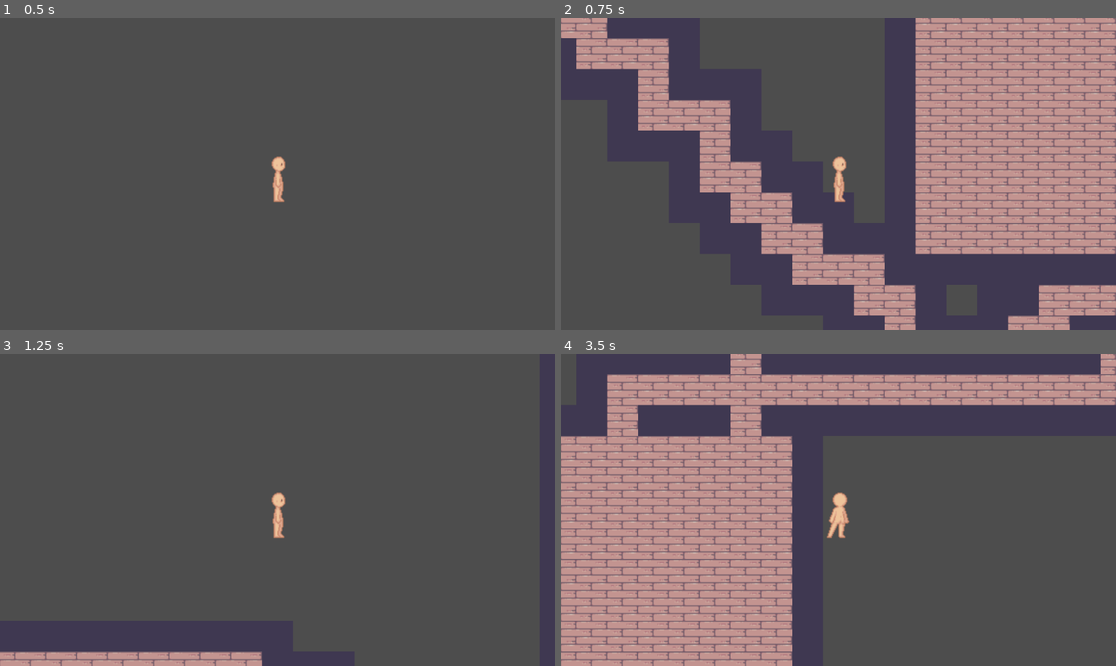
Above: before the commit, frames 1-4 (two rows, left to right).
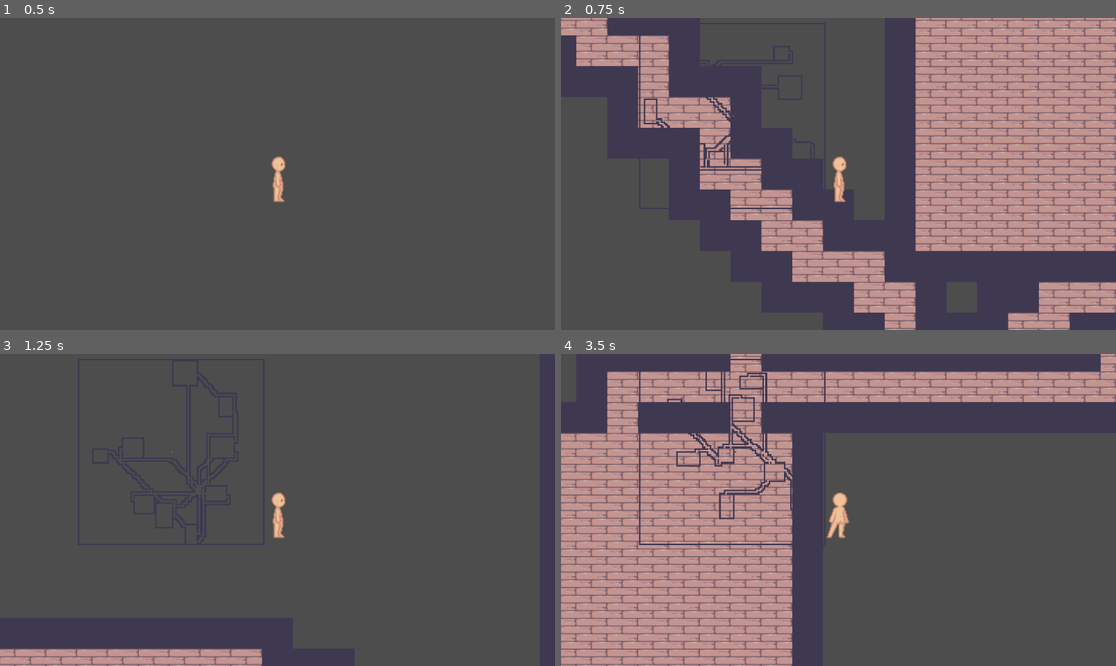
Above: after the commit, the same moments.

Repository: ToxicGLaDOS/cavetown
Game: Godot game, scene res://dungeon/dungeon.tscn
Two runs of this game, one before a commit and one after it. Both use one fixed random seed, a clock stepped at 60 frames per second and the inputs below. This scene is started directly instead of the project's main scene.
Inputs:
- Up to frame 1 (0.5 s): no input
- Up to frame 2 (0.75 s): tap Enter at 0.5 s; hold D from 0.53 s (still down); tap Space at 0.6 s
- Up to frame 3 (1.25 s): keep holding D; tap Space at 0.77, 1.07 s
- Up to frame 4 (3.5 s): release D at 1.28 s; hold S 1.28-2.03 s; tap Enter at 1.35 s; tap Space at 1.52, 1.55, 1.82, 2.3, 2.75, 2.85, 3.02, 3.32 s; hold D 2.03-2.78 s; tap E at 2.1 s; hold W from 2.78 s (still down)

Frame 1 is identical in both runs. In frame 2, 17% of the frame differs, in the area x 0-100%, y 0-100%; in frame 3, 1.3%; in frame 4, 18%.

Commit message:
Add minimap

Diff:
--- a/dungeon/dungeon.tscn
+++ b/dungeon/dungeon.tscn
@@ -1,8 +1,9 @@
-[gd_scene load_steps=6 format=3 uid="uid://ibx2jp6io3xi"]
+[gd_scene load_steps=9 format=3 uid="uid://ibx2jp6io3xi"]
 
 [ext_resource type="Script" uid="uid://cpuxmmi4kmcpq" path="res://dungeon/dungeon_generator.gd" id="1_d7mhw"]
 [ext_resource type="PackedScene" uid="uid://da8e3b6v58o51" path="res://dungeon/dungeon_player.tscn" id="1_mntb8"]
 [ext_resource type="Texture2D" uid="uid://dmyt4jox4fbsb" path="res://images/Terrain (32x32).png" id="2_5wmeu"]
+[ext_resource type="Script" uid="uid://ci1dik738nxp" path="res://dungeon/mini_map.gd" id="3_oan55"]
 
 [sub_resource type="TileSetAtlasSource" id="TileSetAtlasSource_oan55"]
 texture = ExtResource("2_5wmeu")
@@ -76,9 +77,68 @@
 physics_layer_0/collision_layer = 1
 sources/1 = SubResource("TileSetAtlasSource_oan55")
 
+[sub_resource type="TileSetAtlasSource" id="TileSetAtlasSource_2uogr"]
+texture = ExtResource("2_5wmeu")
+texture_region_size = Vector2i(32, 32)
+2:2/0 = 0
+3:2/0 = 0
+5:2/0 = 0
+7:2/0 = 0
+10:2/0 = 0
+11:2/0 = 0
+14:2/0 = 0
+16:2/0 = 0
+17:2/0 = 0
+2:3/0 = 0
+3:3/0 = 0
+5:3/0 = 0
+7:4/0 = 0
+10:4/0 = 0
+11:4/0 = 0
+14:4/0 = 0
+16:4/0 = 0
+17:4/0 = 0
+2:5/0 = 0
+3:5/0 = 0
+5:5/0 = 0
+7:5/0 = 0
+10:5/0 = 0
+11:5/0 = 0
+14:5/0 = 0
+16:5/0 = 0
+17:5/0 = 0
+2:7/0 = 0
+3:7/0 = 0
+5:7/0 = 0
+7:7/0 = 0
+10:7/0 = 0
+11:7/0 = 0
+14:8/0 = 0
+16:8/0 = 0
+17:8/0 = 0
+7:10/0 = 0
+10:10/0 = 0
+11:10/0 = 0
+14:10/0 = 0
+16:10/0 = 0
+17:10/0 = 0
+2:11/0 = 0
+3:11/0 = 0
+5:11/0 = 0
+7:11/0 = 0
+10:11/0 = 0
+11:11/0 = 0
+14:11/0 = 0
+16:11/0 = 0
+17:11/0 = 0
+
+[sub_resource type="TileSet" id="TileSet_cy6l0"]
+tile_size = Vector2i(32, 32)
+sources/0 = SubResource("TileSetAtlasSource_2uogr")
+
 [node name="Dungeon" type="Node2D"]
 
-[node name="DungeonGenerator" type="Node2D" parent="." node_paths=PackedStringArray("floor_tiles")]
+[node name="DungeonGenerator" type="Node2D" parent="." node_paths=PackedStringArray("floor_tiles", "minimap")]
 script = ExtResource("1_d7mhw")
 floor_tiles = NodePath("TileMapLayer")
 dungeon_min_bounds = Vector2i(-60, -60)
@@ -87,10 +147,19 @@
 room_max_size = 17
 num_rooms = 9
 max_attempts_per_room = 100
+minimap = NodePath("../DungeonPlayer/MiniMap")
 
 [node name="TileMapLayer" type="TileMapLayer" parent="DungeonGenerator"]
 tile_set = SubResource("TileSet_2uogr")
 
 [node name="DungeonPlayer" parent="." node_paths=PackedStringArray("generator") instance=ExtResource("1_mntb8")]
-position = Vector2(16, 13)
+position = Vector2(16, 16)
 generator = NodePath("../DungeonGenerator")
+
+[node name="MiniMap" type="Node2D" parent="DungeonPlayer"]
+position = Vector2(-111, -61)
+scale = Vector2(0.05, 0.05)
+script = ExtResource("3_oan55")
+
+[node name="TileMapLayer" type="TileMapLayer" parent="DungeonPlayer/MiniMap"]
+tile_set = SubResource("TileSet_cy6l0")
--- a/dungeon/dungeon_generator.gd
+++ b/dungeon/dungeon_generator.gd
@@ -21,6 +21,7 @@
 @export var room_max_size: int
 @export var num_rooms: int
 @export var max_attempts_per_room: int
+@export var minimap: MiniMap
 
 var floor_atlas_position = Vector2i(2, 8)
 var wall_atlas_position = Vector2i(2, 2)
@@ -147,6 +148,8 @@
 				# Draw the path
 				for point in path:
 					floor_tiles.set_cell(point, tile_source_id, floor_atlas_position)
+
+	# Enclose open paths
 	for x in range(dungeon_size.x):
 		for y in range(dungeon_size.y):
 			var x_pos = dungeon_min_bounds.x + x
@@ -155,6 +158,9 @@
 			var atlas_position = floor_tiles.get_cell_atlas_coords(tile_pos)
 			if atlas_position == floor_atlas_position:
 				surround_with_walls(tile_pos)
+
+	minimap.clear_minimap()
+	minimap.create_minimap(floor_tiles, wall_atlas_position)
 
 func surround_with_walls(tile_pos: Vector2i):
 	for x in range(-1, 2):
--- a/dungeon/dungeon_player.gd
+++ b/dungeon/dungeon_player.gd
@@ -5,6 +5,7 @@
 @export var generator: DungeonGenerator
 
 @onready var ray = $RayCast2D
+@onready var minimap = $MiniMap
 
 enum Direction {UP, LEFT, DOWN, RIGHT}
 
@@ -19,6 +20,9 @@
 	# Make sure that we only move ourselves
 
 	if event is InputEventKey and event.pressed:
+		# We subtract one to because Vector2(16, 16).snappedf(32) = (1, 1) instead of (0, 0)
+		# even though (16, 16) centers the player on the (0, 0) tile for tile maps.
+		var old_tile_pos = position.snappedf(tile_size) / tile_size - Vector2.ONE
 		if event.keycode == KEY_W:
 			ray.target_position = Vector2i.UP * tile_size
 			ray.force_raycast_update()
@@ -50,6 +54,9 @@
 		if event.keycode == KEY_SPACE:
 			generator.generate_dungeon()
 
+		var new_tile_pos = position.snappedf(tile_size) / tile_size - Vector2.ONE
+		minimap.set_player_position(old_tile_pos, new_tile_pos)
+
 func rotate_character(direction):
 	if direction == Direction.UP:
 		animated_sprite.animation = "up"
--- /dev/null
+++ b/dungeon/mini_map.gd
@@ -0,0 +1,32 @@
+extends Node2D
+
+class_name MiniMap
+
+@onready var minimap_tiles = $TileMapLayer
+
+var tile_source = 0
+var player_atlas_pos = Vector2i(5, 2)
+
+func create_minimap(tile_map: TileMapLayer, wall_atlas_pos: Vector2i):
+	var used_rect = tile_map.get_used_rect()
+
+	for x in range(used_rect.size.x):
+		for y in range(used_rect.size.y):
+			var tile_pos = Vector2i(used_rect.position.x + x, used_rect.position.y + y)
+			var atlas_pos = tile_map.get_cell_atlas_coords(tile_pos)
+
+			if atlas_pos == wall_atlas_pos:
+				minimap_tiles.set_cell(tile_pos, tile_source, wall_atlas_pos)
+
+func clear_minimap():
+	minimap_tiles.clear()
+
+# TODO: Maybe minimap should have a persistent reference to the
+# dungeon tiles so it can update this without a reference to
+# the previous position to know what to delete.
+#
+# That would also make it possible to redraw the whole minimap
+# every move, which may be expensive, but also easier?
+func set_player_position(old_pos: Vector2i, new_pos: Vector2i):
+	minimap_tiles.set_cell(old_pos, tile_source, Vector2i(-1, -1))
+	minimap_tiles.set_cell(new_pos, tile_source, player_atlas_pos)
Not shown, added: dungeon/mini_map.gd.uid
